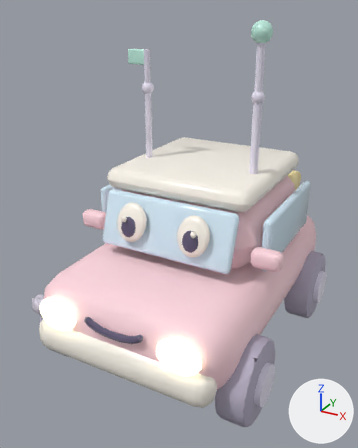
An edit to the FBX model Assets/_Project/Art/Toys/Friends/Car_001.fbx, drawn before and after from the same camera.
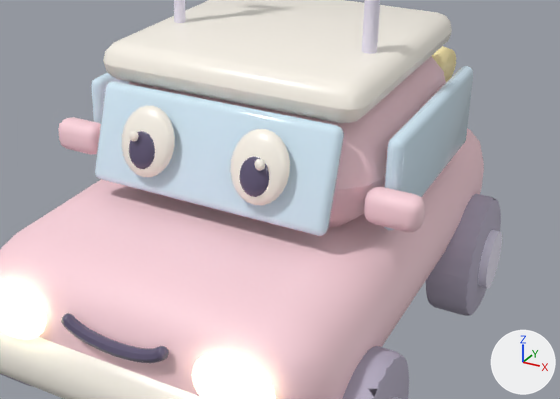
Old and new are each drawn whole from a 50 mm camera at (0.295, -0.593, 0.473) aimed at (-0.016, -0.028, 0.19) and again close up on the part from 14% to 100% of the width and 32% to 81% of the height. The lights are fixed; the arrows at lower right show +X, +Y and +Z. The last two pictures show the newer version. Where no turn or scale is listed for an object, it has been applied to the vertices. Vertices at exactly the same position are counted once.

The scene before the commit, as lines of its bpy script (objects in view):
```python
me_dmg_fuelopen_fuel = bpy.data.meshes.new('DMG_FuelOpen_Fuel')
me_dmg_fuelopen_fuel.from_pydata(...)  # 88 vertices, 48 faces; spans x -0.016..0.0357, y -0.0041..0.0403, z -0.0155..0.0249
# faces by material slot: [26, 22]
me_dmg_fuelopen_fuel.materials.append(mat_toy_car_cap)  # beige #ffefb3
me_dmg_fuelopen_fuel.materials.append(mat_toy_car_hole)  # grey #958b9e
me_geo_mongi = bpy.data.meshes.new('GEO_Mongi')
me_geo_mongi.from_pydata(...)  # 4986 vertices, 4886 faces; spans x -0.162..0.162, y -0.222..0.22, z 0.001..0.458
# faces by material slot: [382, 834, 480, 282, 672, 1210, 688, 338]
me_geo_mongi.materials.append(mat_toy_car_body)  # pale pink #ffd7df
me_geo_mongi.materials.append(mat_toy_car_cream)  # white #fff9ef
me_geo_mongi.materials.append(mat_toy_carglow_lamp)  # beige #fff7cb, glowing beige #fff7cb
me_geo_mongi.materials.append(mat_toy_car_glass)  # pale blue #daf1ff
me_geo_mongi.materials.append(mat_toy_car_eye)  # greyish purple #615976
me_geo_mongi.materials.append(mat_toy_car_tire)  # light grey #b5adc2
me_geo_mongi.materials.append(mat_toy_car_metal)  # white #ece7f8
me_geo_mongi.materials.append(mat_toy_car_mint)  # green #c4f3e5
ob_dmg_fuelopen_fuel = bpy.data.objects.new('DMG_FuelOpen_Fuel', me_dmg_fuelopen_fuel)
ob_dmg_fuelopen_fuel.location = (0.06, 0.1487, 0.205)
ob_geo_mongi = bpy.data.objects.new('GEO_Mongi', me_geo_mongi)
ob_geo_mongi.location = (0.0, 0.0, 0.0)
```
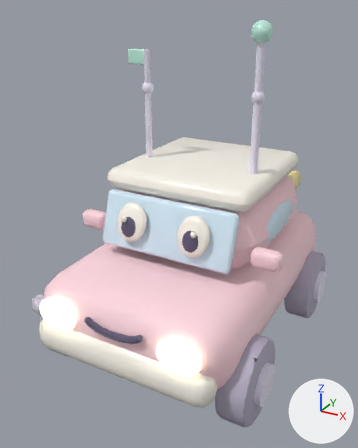
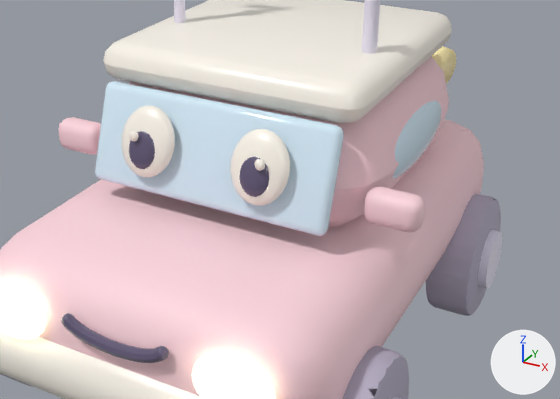
Edits to the scene script, one JSON object a line:
```json
{"block": "me_geo_mongi", "where": "# used by ob_geo_mongi; location = (0.0, 0.0, 0.0)"}
{"op": "remove", "block": "me_geo_mongi", "code": "me_geo_mongi.from_pydata(...)  # 4986 vertices, 4886 faces; spans x -0.162..0.162, y -0.222..0.22, z 0.001..0.458"}
{"op": "add", "block": "me_geo_mongi", "code": "me_geo_mongi.from_pydata(...)  # 5526 vertices, 5474 faces; spans x -0.162..0.162, y -0.222..0.22, z 0.001..0.458"}
{"block": "me_geo_mongi", "change": "me_geo_mongi part 1: a new loose piece, a UV sphere (28 segments, 14 rings, poles along z) spanning x 0.098..0.118, y -0.04..0.1, z 0.178..0.222, in mat_toy_car_glass (pale blue #daf1ff)"}
{"block": "me_geo_mongi", "change": "me_geo_mongi part 2: the loose piece of 96 vertices spanning x -0.129..-0.117, y -0.06..0.12, z 0.165..0.235 is deleted"}
{"block": "me_geo_mongi", "change": "me_geo_mongi part 3: the loose piece of 96 vertices spanning x 0.117..0.129, y -0.06..0.12, z 0.165..0.235 is deleted"}
{"block": "me_geo_mongi", "change": "other edits to the shape of me_geo_mongi do not show in these pictures"}
```

Changed parts and their boxes (x1, y1, x2, y2) in the close-ups (560 x 399 px):
```json
{"part": 1, "of": "me_geo_mongi", "change": "added", "after": [393, 101, 442, 179], "on screen": "pale blue"}
{"part": 2, "of": "me_geo_mongi", "change": "deleted", "before": [91, 72, 130, 155], "on screen": "pale blue"}
{"part": 3, "of": "me_geo_mongi", "change": "deleted", "before": [384, 66, 473, 230], "on screen": "pale blue"}
```
